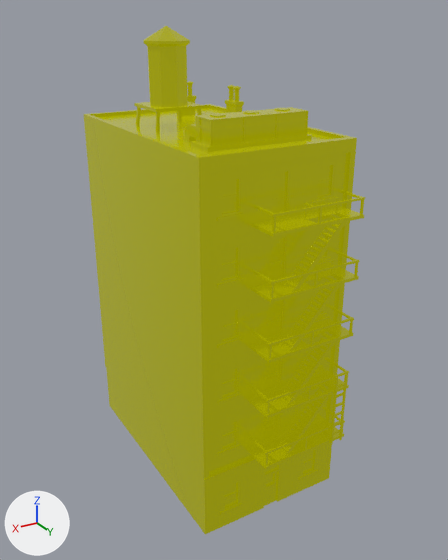
The glTF model public/models/building-block-5floor-short.glb as it was, and as the next commit left it.
Camera for both pictures: a 50 mm lens placed at (15.6, 27.6, 24.3), pointed at (-0.3, 1.2, 11.1). Every picture has the same lights, and +X, +Y and +Z are marked at lower left. Where no turn or scale is listed for an object, it has been applied to the vertices.

The older version as bpy lines, for what is in view:
```python
me_building_block_5floor_short = bpy.data.meshes.new('building-block-5floor-short')
me_building_block_5floor_short.from_pydata(...)  # 2712 vertices, 4749 faces; spans x -4.1..4.1, y -6.8..7.9, z 0.0..23.8
me_building_block_5floor_short.materials.append(mat_lowpoly_colors)
ob_building_block_5floor_short = bpy.data.objects.new('building-block-5floor-short', me_building_block_5floor_short)
ob_building_block_5floor_short.location = (0.0, 0.0, 0.0)
```
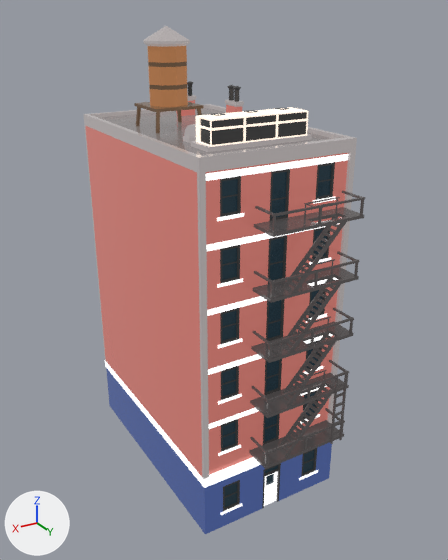
Pixel boxes [x1, y1, x2, y2] of what changed, in the pictures (448 x 560 px):
'building-block-5floor-short', recoloured
    both: [84, 26, 365, 534]

The change in detail:
Picture 'base' (img_base) is new.
Material 'LOWPOLY-COLORS.001' (mat_lowpoly_colors_001) is new.
Uses the picture img_base.
me_building_block_5floor_short has 2712 vertices, 4749 faces and spans x -4.1..4.1, y -6.8..7.9, z 0.0..23.8.
me_building_block_5floor_short no longer uses material mat_lowpoly_colors.
me_building_block_5floor_short now uses material mat_lowpoly_colors_001.
